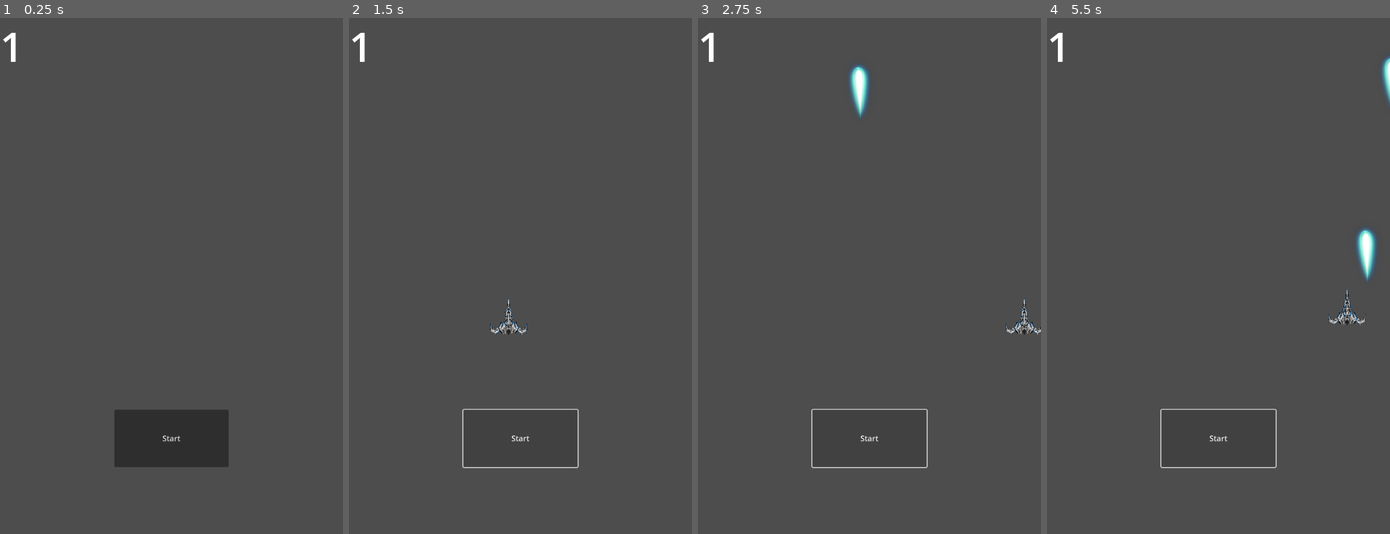
Above: before the commit, frames 1-4 (left to right).
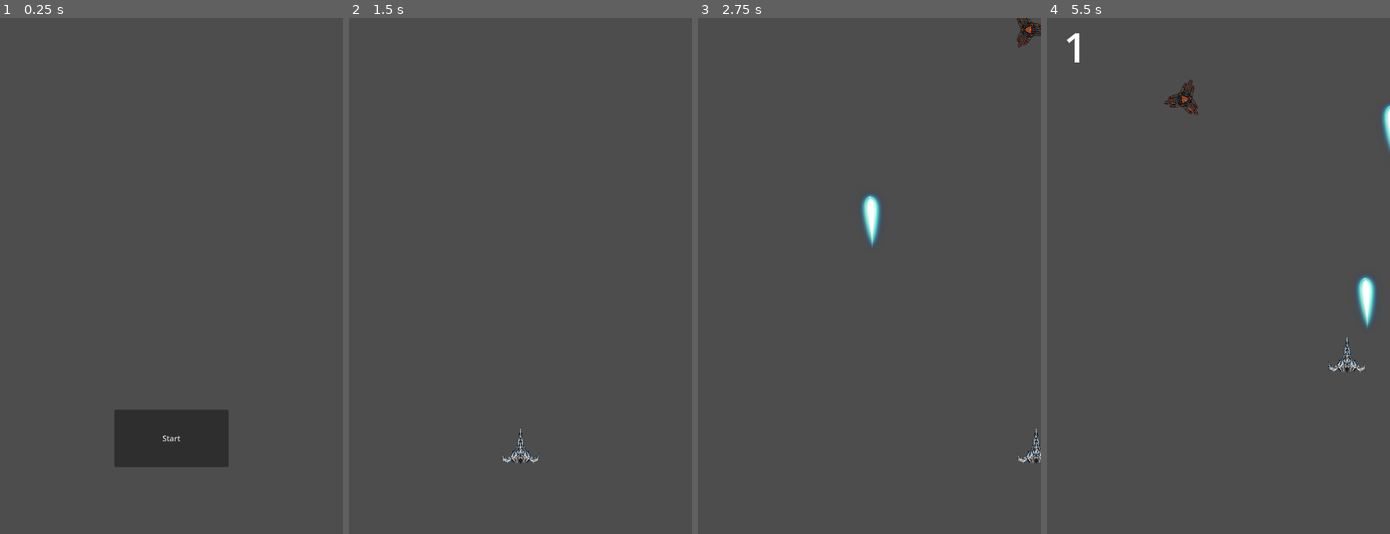
Above: after the commit, the same moments.

Repository: Cansero/GD_space_game
Game: Godot game, scene res://Scenes/main.tscn
The game is run twice, just before and just after one commit, with the same random seed, the same clock (stepped at 60 frames per second) and the same inputs. Before the commit the project starts from res://main.tscn.
Inputs (mouse positions are in pixels of both pictures, inside the frame that each line leads up to):
- Up to frame 1 (0.25 s): no input
- Up to frame 2 (1.5 s): click "Start" at 0.5 s; click (520, 435) at 1.25 s, where only the run before the commit has a clickable "Start"
- Up to frame 3 (2.75 s): tap Enter at 2 s; hold D (move_right) from 2.03 s (still down); hold N (shoot) from 2.03 s (still down)
- Up to frame 4 (5.5 s): release D (move_right) at 2.78 s; release N (shoot) at 2.78 s; hold S (move_down) 2.78-3.53 s; tap M (bracke) at 2.85 s; tap N (shoot) at 3.05, 4.35, 5.3 s; hold D (move_right) 3.53-4.28 s; hold N (shoot) 3.53-4.28 s; hold W (move_up) 4.28-5.03 s; hold A (move_left) from 5.03 s (still down); hold M (bracke) from 5.03 s (still down)

The runs differ from the first frame. In frame 1, 0.1% of the frame differs, in the area x 0-5%, y 2-9%; in frame 2, 0.8%; in frame 3, 1.9%; in frame 4, 2.4%, in the area x 0-100%, y 2-88%.

Commit message:
Folders and game finish

Diff:
--- a/bullet.tscn
+++ b/Scenes/bullet.tscn
@@ -1,6 +1,6 @@
 [gd_scene load_steps=4 format=3 uid="uid://dp78k3qhxufpm"]
 
-[ext_resource type="Script" path="res://bullet.gd" id="1_7ektr"]
+[ext_resource type="Script" path="res://Scripts/bullet.gd" id="1_7ektr"]
 [ext_resource type="Texture2D" uid="uid://cd2g4gfm0jhxt" path="res://sprites/lazer_2.png" id="1_lxvoh"]
 
 [sub_resource type="CapsuleShape2D" id="CapsuleShape2D_72urt"]
--- a/hud.tscn
+++ b/Scenes/hud.tscn
@@ -1,6 +1,6 @@
 [gd_scene load_steps=2 format=3 uid="uid://dbgne3bq5nn85"]
 
-[ext_resource type="Script" path="res://hud.gd" id="1_ac5vr"]
+[ext_resource type="Script" path="res://Scripts/hud.gd" id="1_ac5vr"]
 
 [node name="HUD" type="CanvasLayer"]
 script = ExtResource("1_ac5vr")
@@ -9,7 +9,8 @@
 offset_right = 120.0
 offset_bottom = 120.0
 theme_override_font_sizes/font_size = 86
-text = "1"
+horizontal_alignment = 1
+vertical_alignment = 1
 
 [node name="StartButton" type="Button" parent="."]
 anchors_preset = 7
--- a/main.tscn
+++ b/Scenes/main.tscn
@@ -1,10 +1,10 @@
 [gd_scene load_steps=8 format=3 uid="uid://dod5iqwerrgb8"]
 
-[ext_resource type="Script" path="res://Main.gd" id="1_n13el"]
-[ext_resource type="PackedScene" uid="uid://c2gfyxmxbat15" path="res://mob.tscn" id="2_8xxq6"]
-[ext_resource type="PackedScene" uid="uid://bmyky3thcd4dk" path="res://meteor.tscn" id="3_gst05"]
-[ext_resource type="PackedScene" uid="uid://po80jswbuevv" path="res://player.tscn" id="3_l376t"]
-[ext_resource type="PackedScene" uid="uid://dbgne3bq5nn85" path="res://hud.tscn" id="4_xwa3t"]
+[ext_resource type="Script" path="res://Scripts/Main.gd" id="1_ef8b4"]
+[ext_resource type="PackedScene" uid="uid://c2gfyxmxbat15" path="res://Scenes/mob.tscn" id="2_4dwjv"]
+[ext_resource type="PackedScene" uid="uid://bmyky3thcd4dk" path="res://Scenes/meteor.tscn" id="3_gst05"]
+[ext_resource type="PackedScene" uid="uid://dnhcgh37bghhg" path="res://Scenes/player.tscn" id="3_l376t"]
+[ext_resource type="PackedScene" uid="uid://dbgne3bq5nn85" path="res://Scenes/hud.tscn" id="4_xwa3t"]
 
 [sub_resource type="Curve2D" id="Curve2D_h4pv0"]
 _data = {
@@ -16,8 +16,8 @@
 size = Vector2(720, 20)
 
 [node name="Main" type="Node"]
-script = ExtResource("1_n13el")
-mob_scene = ExtResource("2_8xxq6")
+script = ExtResource("1_ef8b4")
+mob_scene = ExtResource("2_4dwjv")
 meteor_scene = ExtResource("3_gst05")
 
 [node name="HUD" parent="." instance=ExtResource("4_xwa3t")]
@@ -26,7 +26,7 @@
 position = Vector2(335, 626)
 
 [node name="StartPosition" type="Marker2D" parent="."]
-position = Vector2(377, 895)
+position = Vector2(360, 896)
 
 [node name="MobPath" type="Path2D" parent="."]
 curve = SubResource("Curve2D_h4pv0")
@@ -49,6 +49,7 @@
 
 [connection signal="start_game" from="HUD" to="." method="new_game"]
 [connection signal="death" from="Player" to="." method="_on_player_death"]
+[connection signal="mob_kill" from="Player" to="." method="_on_player_mob_kill"]
 [connection signal="timeout" from="MobTimer" to="." method="_on_mob_timer_timeout"]
 [connection signal="timeout" from="MeteorTimer" to="." method="_on_meteor_timer_timeout"]
 [connection signal="body_entered" from="ExitArea" to="." method="_on_exit_area_body_entered"]
--- a/meteor.tscn
+++ b/Scenes/meteor.tscn
@@ -1,8 +1,8 @@
 [gd_scene load_steps=5 format=3 uid="uid://bmyky3thcd4dk"]
 
-[ext_resource type="Script" path="res://Meteor.gd" id="1_jsa5c"]
-[ext_resource type="Texture2D" uid="uid://d4ng7dq10ehj4" path="res://sprites/meteor_2.png" id="2_7btwn"]
-[ext_resource type="Script" path="res://Sprite2D.gd" id="3_03aw8"]
+[ext_resource type="Script" path="res://Scripts/Meteor.gd" id="1_jsa5c"]
+[ext_resource type="Texture2D" uid="uid://b4xy7j35m3opm" path="res://sprites/meteor_2.png" id="2_7btwn"]
+[ext_resource type="Script" path="res://Scripts/Sprite2D.gd" id="3_03aw8"]
 
 [sub_resource type="CapsuleShape2D" id="CapsuleShape2D_mq0jb"]
 radius = 72.0
--- a/mob.tscn
+++ b/Scenes/mob.tscn
@@ -1,8 +1,8 @@
 [gd_scene load_steps=5 format=3 uid="uid://c2gfyxmxbat15"]
 
-[ext_resource type="Script" path="res://mob.gd" id="1_7bpxd"]
+[ext_resource type="Script" path="res://Scripts/mob.gd" id="1_mcjh8"]
 [ext_resource type="Texture2D" uid="uid://bc8p14qkw0mwr" path="res://sprites/enemy.png" id="1_ow60y"]
-[ext_resource type="Script" path="res://Sprite2D.gd" id="3_epa1y"]
+[ext_resource type="Script" path="res://Scripts/Sprite2D.gd" id="3_cevd8"]
 
 [sub_resource type="CircleShape2D" id="CircleShape2D_t8lus"]
 radius = 43.0465
@@ -11,13 +11,13 @@
 position = Vector2(326, 264)
 collision_mask = 0
 gravity_scale = 0.0
-script = ExtResource("1_7bpxd")
+script = ExtResource("1_mcjh8")
 metadata/_edit_group_ = true
 
 [node name="Sprite2D" type="Sprite2D" parent="."]
 scale = Vector2(0.15, 0.15)
 texture = ExtResource("1_ow60y")
-script = ExtResource("3_epa1y")
+script = ExtResource("3_cevd8")
 
 [node name="CollisionShape2D" type="CollisionShape2D" parent="."]
 shape = SubResource("CircleShape2D_t8lus")
--- a/player.tscn
+++ b/Scenes/player.tscn
@@ -1,8 +1,8 @@
-[gd_scene load_steps=5 format=3 uid="uid://po80jswbuevv"]
+[gd_scene load_steps=5 format=3 uid="uid://dnhcgh37bghhg"]
 
 [ext_resource type="Texture2D" uid="uid://n48jp8f88mqp" path="res://sprites/ship_2.png" id="1_3a52i"]
-[ext_resource type="Script" path="res://player.gd" id="1_ebbto"]
-[ext_resource type="PackedScene" uid="uid://dp78k3qhxufpm" path="res://bullet.tscn" id="2_7gj6b"]
+[ext_resource type="Script" path="res://Scripts/player.gd" id="1_ud7am"]
+[ext_resource type="PackedScene" uid="uid://dp78k3qhxufpm" path="res://Scenes/bullet.tscn" id="2_ifk4v"]
 
 [sub_resource type="CapsuleShape2D" id="CapsuleShape2D_thfti"]
 radius = 16.0
@@ -10,8 +10,8 @@
 
 [node name="Player" type="Area2D"]
 position = Vector2(376, 896)
-script = ExtResource("1_ebbto")
-bullet = ExtResource("2_7gj6b")
+script = ExtResource("1_ud7am")
+bullet = ExtResource("2_ifk4v")
 metadata/_edit_group_ = true
 
 [node name="Sprite2D" type="Sprite2D" parent="."]
--- a/Main.gd
+++ b/Scripts/Main.gd
@@ -4,8 +4,12 @@
 @export var meteor_scene: PackedScene
 @export var base_life = 5
 
+var score
 
 func new_game():
+	get_tree().call_group("obstacles", "queue_free")
+	score = 0
+	$Player.start($StartPosition.position)
 	$MobTimer.start()
 	$MeteorTimer.start()
 	$Player.show_player()
@@ -57,8 +61,14 @@
 
 func _on_player_death():
 	game_over()
+	$HUD.reset()
 
 
 func _on_exit_area_body_entered(body):
 	if body.is_in_group("mobs"):
 		base_life -= 1
+
+
+func _on_player_mob_kill():
+	score += 1
+	$HUD.update_score(score)
--- /dev/null
+++ b/Scripts/hud.gd
@@ -0,0 +1,17 @@
+extends CanvasLayer
+
+signal start_game
+
+
+func _on_start_button_pressed():
+	$StartButton.hide()
+	start_game.emit()
+
+
+func update_score(num):
+	$Score.text = str(num)
+
+
+func reset():
+	$Score.text = "0"
+	$StartButton.show()
--- a/player.gd
+++ b/Scripts/player.gd
@@ -6,10 +6,11 @@
 @export var bullet: PackedScene
 @export var base_speed = 500
 @export var brake_speed = 200
-@export var life = 3
+@export var base_life = 3
 
 var screen_size
 var braking
+var life
 
 
 func _ready():
@@ -79,4 +80,10 @@
 
 
 func _on_mob_killed():
-	pass
+	mob_kill.emit()
+
+
+func start(pos):
+	position = pos
+	show()
+	life = base_life
--- a/hud.gd
+++ /dev/null
@@ -1,11 +0,0 @@
-extends CanvasLayer
-
-signal start_game
-
-
-func _on_start_button_pressed():
-	start_game.emit()
-
-
-func update_score(score):
-	$score.text = str(score)
--- a/project.godot
+++ b/project.godot
@@ -11,7 +11,7 @@
 [application]
 
 config/name="ship_game"
-run/main_scene="res://main.tscn"
+run/main_scene="res://Scenes/main.tscn"
 config/features=PackedStringArray("4.1", "Forward Plus")
 config/icon="res://icon.svg"
 
Renamed: Meteor.gd -> Scripts/Meteor.gd
Renamed: Sprite2D.gd -> Scripts/Sprite2D.gd
Renamed: bullet.gd -> Scripts/bullet.gd
Renamed: mob.gd -> Scripts/mob.gd
